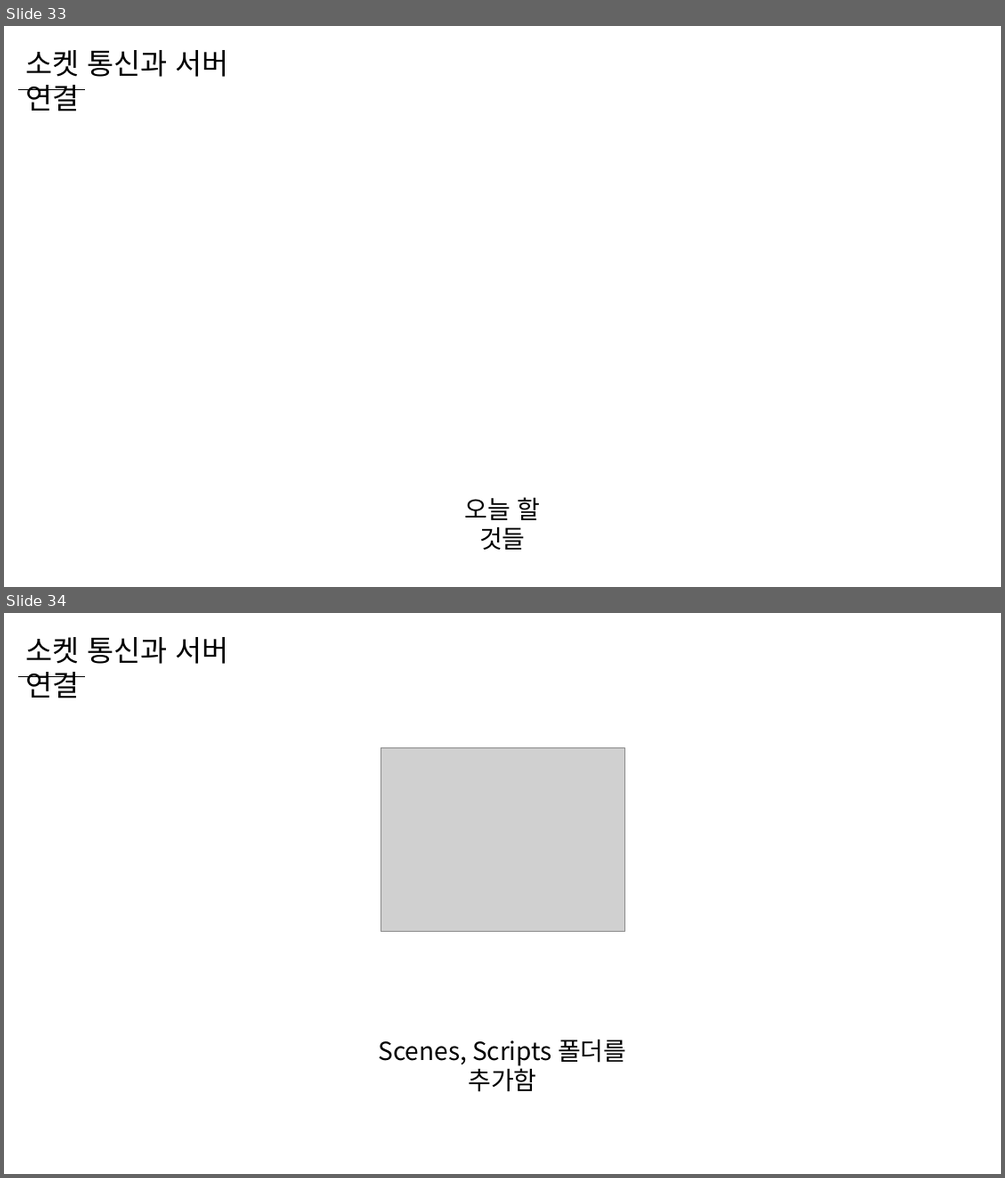
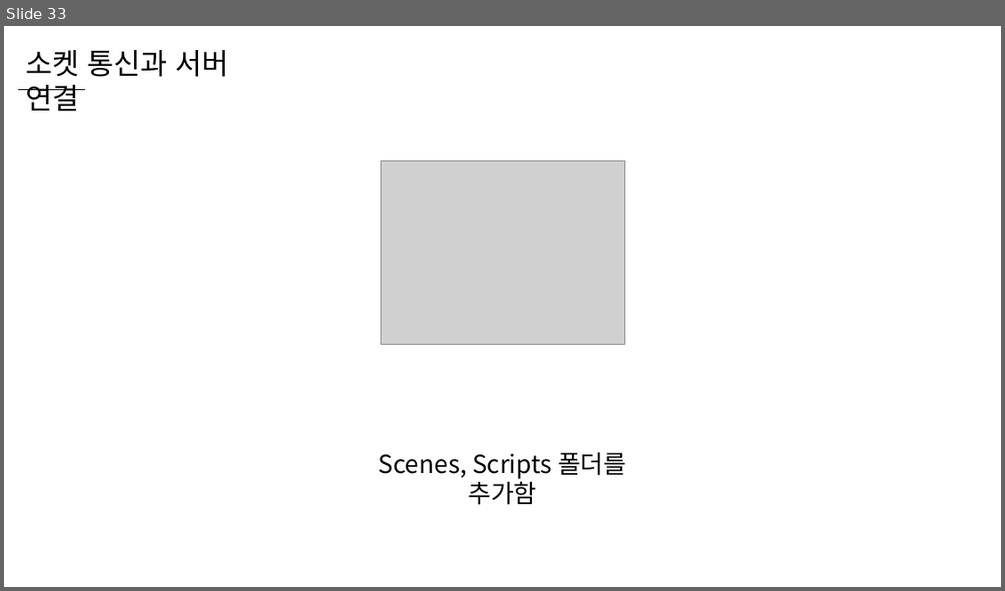
Before and after one commit to WooLyung/2023-Unity-Lecture, a slide deck: Day 1.pptx. Shown one above the other, each under a label of ours: slides 33 and 34 before the commit, slide 33 after it. The pictures are 1005x1178 and 1005x591 pixels, drawn with LibreOffice and Linux fonts; fonts in the diff are those of the drawing; grey boxes stand for pictures. Boxes give left, top, right and bottom in pixels: in the first picture for what was removed or moved away, otherwise in the second. Text is boxed around its words. In the diff, an @@ line names an element or a change of style, - is before the commit and + after.

```diff
--- a/Day 1.pptx
+++ b/Day 1.pptx
@@ slide 33 removed at box(4, 26, 1001, 587), background #FFFFFF @@
@@ text removed at box(25, 50, 228, 111) @@
-소켓 통신과 서버 연결
@@ line removed from (18, 89) to (85, 89) @@
@@ text removed at box(464, 497, 541, 549) @@
-오늘 할 것들
@@ what was slide 34 is now slide 33 @@
```
Also in this commit, not shown: 1 slide changed, 1 other file.
